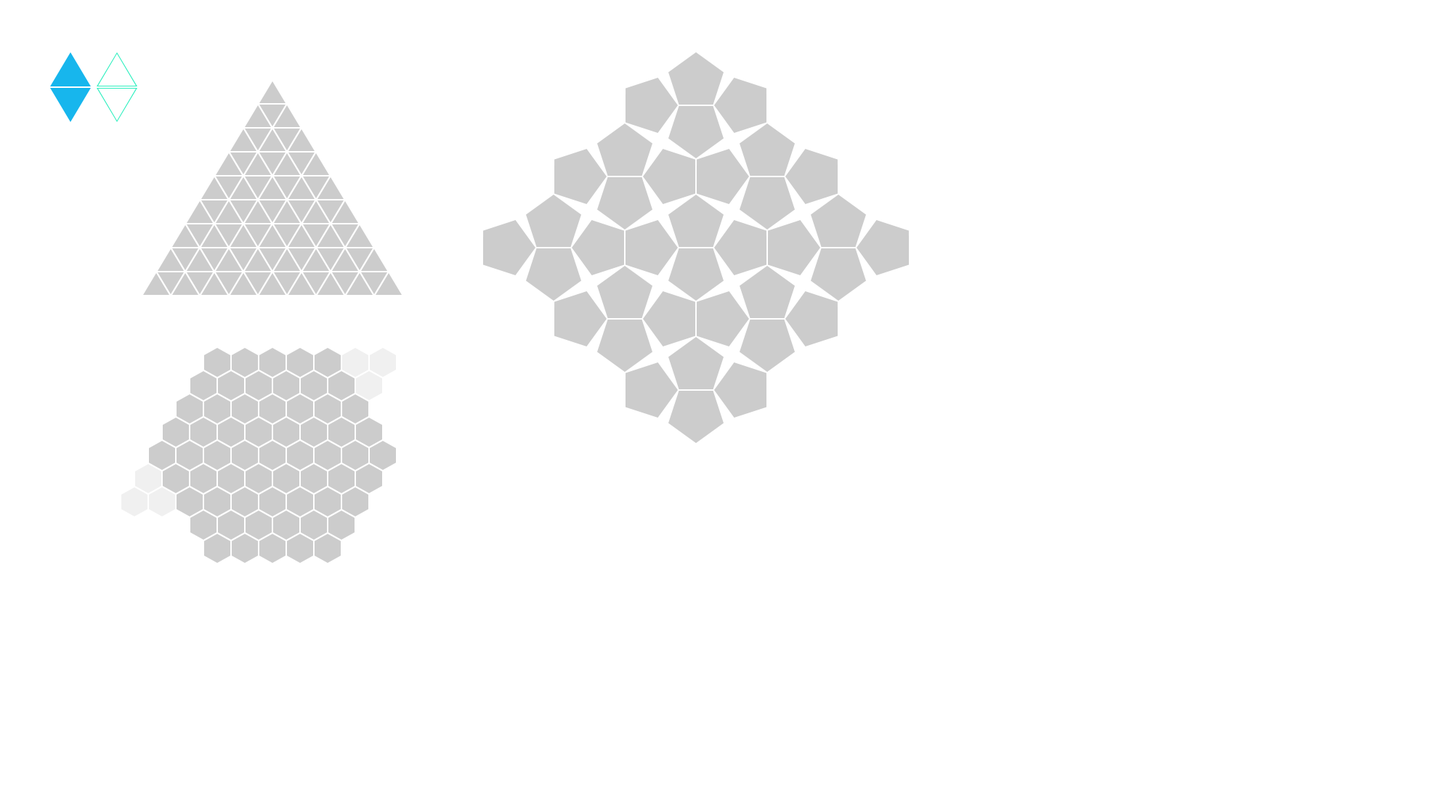
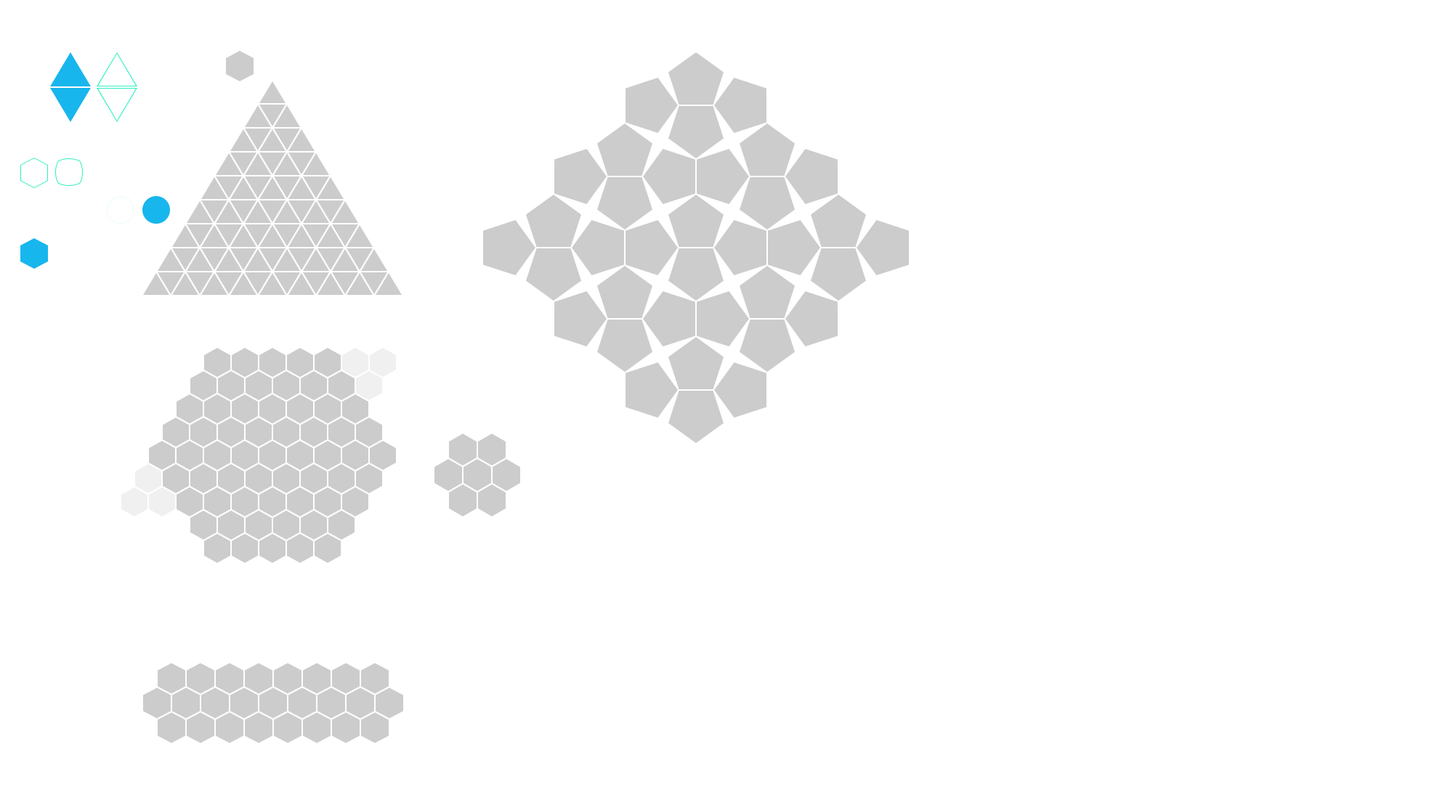
The second 1453x812 image is a revision of the first. Changes to its layers:
added group "img-rectangle-item.svg" with 2 layers above "bgr-rectangle.svg" over [left=142, top=196, right=170, bottom=224]
added layer "rectangle" (1st of 4, in "img-rectangle-item.svg") in group "img-rectangle-item.svg" over [left=142, top=196, right=170, bottom=224]
added group "bgr-rectangle.svg" (10%) with 2 layers above "img-rectangle-item_old.svg" over [left=106, top=196, right=135, bottom=224]
added layer "rectangle" (2nd of 4, in "bgr-rectangle.svg") in group "bgr-rectangle.svg" over [left=106, top=196, right=135, bottom=224]
added layer "Прямоугольник 4 копия" above "Прямоугольник 4" over [left=55, top=159, right=83, bottom=186]
added layer "Прямоугольник 4" above "Прямоугольник 3" over [left=55, top=158, right=83, bottom=186]
added layer "Прямоугольник 2" above "img-hexagon-item.svg" over [left=225, top=50, right=254, bottom=82]
added group "img-hexagon-item.svg" with 2 layers above "bgr-hexagon.svg" over [left=20, top=238, right=48, bottom=269]
added layer "hexagon" (1st of 2, in "img-hexagon-item.svg") in group "img-hexagon-item.svg" over [left=20, top=238, right=48, bottom=269]
added group "bgr-hexagon.svg" with 2 layers above "Многоугольник 1 копия" over [left=20, top=157, right=48, bottom=189]
added layer "hexagon" (2nd of 2, in "bgr-hexagon.svg") in group "bgr-hexagon.svg" over [left=20, top=157, right=48, bottom=189]
added layer "Многоугольник 1 копия" above "Многоугольник 1" over [left=143, top=663, right=404, bottom=743]
added layer "Многоугольник 1" above "Многоугольник 1 копия 6" over [left=434, top=433, right=521, bottom=517]
